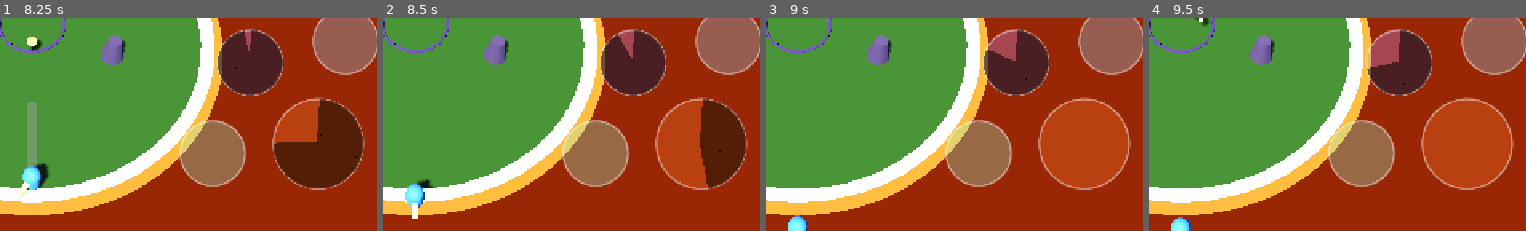
Above: before the commit, frames 1-4 (left to right).
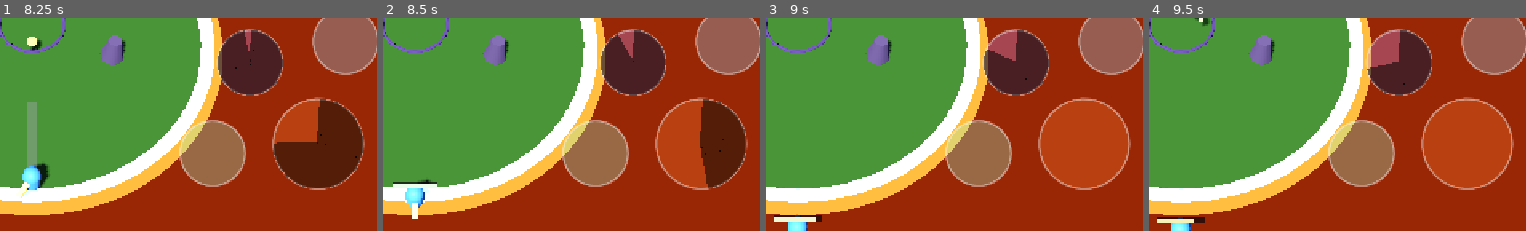
Above: after the commit, the same moments.

Repository: acansahin/spellfall
Game: Godot game, scene res://core/game/main.tscn
The game is run twice, just before and just after one commit, with the same random seed, the same clock (stepped at 60 frames per second) and the same inputs.
Inputs (mouse positions are % of the whole screen's width and height, from its top left):
- Up to frame 1 (8.25 s): tap Enter at 0.5 s; move the mouse to (73, 42) at 0.52 s; hold D (move_right) 0.53-1.25 s; tap Space (cast_1) at 0.6, 3.6, 6.6 s; click (73, 42) at 0.67 s; drag from (29, 53) to (45, 68) at 1.27 s; tap R (debug_respawn) every 0.75 s from 2 to 5 s; move the mouse to (61, 24) at 2.02 s; hold D (move_right) 2.03-2.75 s; tap 3 (cast_3) at 2.1, 5.1, 8.1 s; drag from (45, 68) to (18, 31) at 2.77 s; move the mouse to (82, 63) at 3.52 s; hold A (move_left) 3.53-4.25 s; drag from (18, 31) to (34, 21) at 4.27 s; move the mouse to (55, 47) at 5.02 s; hold S (move_back) 5.03-5.75 s; click (55, 47) at 5.17 s; drag from (34, 21) to (29, 53) at 5.77 s; move the mouse to (73, 42) at 6.52 s; hold W (move_forward) 6.53-7.25 s; drag from (29, 53) to (45, 68) at 7.27 s; move the mouse to (61, 24) at 8.02 s; hold S (move_back) from 8.03 s (still down)
- Up to frame 2 (8.5 s): keep holding S (move_back)
- Up to frame 3 (9 s): release S (move_back) at 8.75 s; drag from (45, 68) to (18, 31) at 8.77 s
- Up to frame 4 (9.5 s): no input
The pictures show only the part of the screen within x 46-96%, y 46-96%; the shares and areas given below are measured in that part.

Frame 1 is identical in both runs. In frame 2, 0.3% of the frame differs, in the area x 2-15%, y 76-80%; in frame 3, 0.4%, in the area x 2-15%, y 92-96%; in frame 4, 0.4%.

Commit message:
feat: a burn bar over the wizard's head
The HUD row has the exact number, but the corner of the screen is not where
anybody is looking while they are on fire and steering for the stone. This puts
the same value where the eye already is.

It shows the LAVA burn and nothing else, because there is no combat health in
this game - a bar that moved during a normal exchange would be telling a lie
about what the fight is made of. It stays hidden while nothing has burned: two
permanently full bars over two wizards is furniture, and furniture is what the
eye stops seeing, including on the one occasion it moves.

Two billboarded quads and no textures. A child of the BODY rather than of
Visual, which spins to face the aim and would turn the bar edge-on every time
the wizard looked sideways. The fighter binds its own bar to its own component
in _ready() - internal wiring rather than the class reaching upward, and a
third fighter gets a working bar by existing.

Sized by photographing it, twice. A bar a little wider than the 1m body sounds
right and comes out 35 pixels by 4 at the camera's widest zoom - a stray dash
rather than a gauge.

--burn-pose parks the player in the lava, because the bar is the one piece of
the game that cannot be photographed by starting a round. Four assertions in
--lava-test cover it, and the first version of one of them failed for a real
reason: the fighter was still standing in the lava when the test reset its
health, so the next tick burned a sliver off and the bar was correctly visible
at what printed as 100%.

Fourteen suites green.

Co-Authored-By: Claude Opus 5 <noreply@anthropic.com>

Diff:
--- a/characters/player/player.gd
+++ b/characters/player/player.gd
@@ -121,12 +121,21 @@
 @onready var _shield_visual: Node3D = get_node_or_null(^"Visual/Shield") as Node3D
 @onready var _flash: SpellFlash = get_node_or_null(^"SpellFlash") as SpellFlash
 @onready var _aim: AimIndicator = get_node_or_null(^"AimIndicator") as AimIndicator
+@onready var _bar: HealthBar = get_node_or_null(^"HealthBar") as HealthBar
 
 ## Optional: a wizard without a spellbook simply never casts, which is what a training
 ## dummy or a not-yet-armed character wants.
 @onready var _abilities: AbilityComponent = get_node_or_null(^"Abilities") as AbilityComponent
 
 var _gravity: float = ProjectSettings.get_setting("physics/3d/default_gravity", 9.8)
+
+
+func _ready() -> void:
+	# The fighter points its own bar at its own burn. This is internal wiring, not the class
+	# reaching upward: it is the only thing that certainly knows which HealthComponent is its,
+	# and doing it here means a third fighter gets a working bar by existing.
+	if _bar != null:
+		_bar.bind(health())
 
 
 func _physics_process(delta: float) -> void:
--- a/characters/player/player.tscn
+++ b/characters/player/player.tscn
@@ -11,6 +11,7 @@
 [ext_resource type="Script" path="res://vfx/spell_flash.gd" id="9_flash"]
 [ext_resource type="Script" path="res://vfx/aim_indicator.gd" id="10_aim"]
 [ext_resource type="Script" path="res://characters/components/health_component.gd" id="11_health"]
+[ext_resource type="Script" path="res://vfx/health_bar.gd" id="12_bar"]
 
 [sub_resource type="CapsuleShape3D" id="CapsuleShape3D_body"]
 radius = 0.5
@@ -90,6 +91,13 @@
 script = ExtResource("2_abilities")
 abilities = Array[ExtResource("4_ability")]([ExtResource("3_fireball"), ExtResource("6_force_wave"), ExtResource("7_blink"), ExtResource("8_shield")])
 
+[node name="HealthBar" type="Node3D" parent="."]
+script = ExtResource("12_bar")
+
+[node name="Back" type="MeshInstance3D" parent="HealthBar"]
+
+[node name="Fill" type="MeshInstance3D" parent="HealthBar"]
+
 [node name="Health" type="Node" parent="."]
 script = ExtResource("11_health")
 
--- a/core/game/main.gd
+++ b/core/game/main.gd
@@ -26,6 +26,7 @@
 ##   --aim-hold:S,X,Y  hold a drag on button S toward X,Y and never lift, for a screenshot
 ##   --lava-test       assert the lava burns, mends, ends a round, and is survivable
 ##   --shrink-test     assert the ring holds, closes, stops, drags cover and camera with it
+##   --burn-pose       park the player in the lava, so a shot catches the bar draining
 ##   --cover-test      assert the obstacles block spells, block walking, and are fair
 ##                     (every OTHER suite clears the obstacles first - see _clear_cover)
 ##   --feel-test       assert hitstop, shake, sparks, sound and the dash streak all fire
@@ -231,6 +232,8 @@
 			_run_lava_tests()
 		elif arg == "--shrink-test":
 			_run_shrink_tests()
+		elif arg == "--burn-pose":
+			_burn_pose()
 		elif arg.begins_with("--aim-hold:"):
 			# "--aim-hold:0,1,0" aims spell 0 to screen-right. Eleven characters in the
 			# prefix, counted rather than guessed - see ARCHITECTURE.md on --cast-at.
@@ -2176,6 +2179,24 @@
 	get_tree().quit(1 if _touch_failures > 0 else 0)
 
 
+## Stands the player in the lava and holds them there, so a delayed --shot catches the burn
+## bar part-way down.
+##
+## The bar only exists while someone is on fire, which makes it the one piece of the game that
+## cannot be photographed by simply starting a round - the same reason the reference project
+## grew a pose flag for its flying creep and another for its bosses.
+func _burn_pose() -> void:
+	await _wait_for_live()
+	_freeze_bot()
+	_arena.shrinking = false
+	var out_at := _arena.radius + 1.5
+	print("[harness] burning the player at r=%.1fm" % out_at)
+	while is_inside_tree() and not _player.is_eliminated():
+		_player.global_position = Vector3(out_at, 1.2, 0.0)
+		_player.velocity = Vector3.ZERO
+		await get_tree().physics_frame
+
+
 ## Holds a drag on a spell button and never lifts it, so a delayed --shot photographs the
 ## indicator. Nothing casts: the cast is the lift, and this run never lifts.
 func _hold_aim(slot: int, direction: Vector2) -> void:
@@ -2554,6 +2575,25 @@
 	_expect("and it cost something that lasts", hp.current < hp.maximum * 0.75,
 		"%.0f left of %.0f" % [hp.current, hp.maximum])
 
+	# --- the bar over the wizard's head follows it ------------------------------------------
+	var bar := _player.get_node_or_null(^"HealthBar") as HealthBar
+	_expect("the fighter carries a burn bar", bar != null, "bar=%s" % bar)
+	if bar != null:
+		# Back on the stone BEFORE resetting. Leave the fighter in the lava and the next tick
+		# burns a sliver off again, so the bar is correctly visible and the assertion reads as
+		# a broken bar - the number even prints as 100%, because 99.6 rounds.
+		await _hold_at(_player, _arena_edge * 0.5, 0.1)
+		hp.reset()
+		await get_tree().process_frame
+		_expect("it is hidden while nothing has burned", not bar.visible,
+			"visible=%s at %.1f%%" % [bar.visible, hp.fraction() * 100.0])
+		await _hold_at(_player, out_at, 1.0)
+		await get_tree().process_frame
+		_expect("it appears once the lava bites", bar.visible, "visible=%s" % bar.visible)
+		_expect("and shows what is left",
+			absf(bar.shown_fraction() - hp.fraction()) < 0.02,
+			"bar %.2f against %.2f" % [bar.shown_fraction(), hp.fraction()])
+
 	# --- and you can WALK back in, which is the promise the whole change rests on ------------
 	#
 	# The stone stands 8cm proud of the lava, and a CharacterBody3D does not step up walls.
--- /dev/null
+++ b/vfx/health_bar.gd
@@ -0,0 +1,124 @@
+class_name HealthBar
+extends Node3D
+
+## The burn bar over a wizard's head.
+##
+## The HUD row already carries the number, and the number is the precise one - but it lives in
+## a corner, and the corner is not where anybody is looking while they are on fire and walking
+## for the stone. This is the same value where the eye already is: over the fighter it belongs
+## to, next to the thing you are steering.
+##
+## It shows the LAVA burn and nothing else. There is no combat health in this game - hits
+## raise instability - so a bar that filled and emptied during a normal exchange would be
+## telling a lie about what the fight is made of. It only ever moves when someone is out of
+## the ring, which is exactly when it should be the loudest thing on screen.
+##
+## Two quads and no textures: a dark backing and a fill that shrinks from the right. The fill
+## keeps its left edge pinned, because a bar that shrinks toward its centre reads as a bar
+## that is being squeezed rather than one that is running out.
+
+## Width and height of the bar in metres.
+##
+## Sized against the SCREEN, not the wizard, and photographed rather than guessed. A bar a
+## little wider than the 1m body sounds right and comes out 35 pixels by 4 at the camera's
+## furthest zoom - a stray dash rather than a gauge. 2.2 by 0.3 reads at the widest zoom and
+## grows with the camera as the ring closes, which is when it matters most.
+@export var width := 2.4
+@export var height := 0.38
+
+## Metres above the fighter's origin. Clear of a 2m capsule's head with room for the bar not
+## to sit ON the skull.
+@export var lift := 1.75
+
+@export_group("Colour")
+## Full, half, and nearly gone. Green would vanish into the arena floor, and orange would read
+## as the lava rather than as a warning about it - so full is a pale, almost white green, and
+## the danger end is the one red nothing else on screen uses.
+@export var full_tint := Color(0.85, 0.98, 0.86)
+@export var half_tint := Color(1.0, 0.78, 0.25)
+@export var low_tint := Color(1.0, 0.27, 0.18)
+@export var backing_tint := Color(0.05, 0.04, 0.06, 0.72)
+
+@onready var _back: MeshInstance3D = $Back
+@onready var _fill: MeshInstance3D = $Fill
+
+var _source: HealthComponent = null
+var _fill_material: StandardMaterial3D = null
+
+
+func _ready() -> void:
+	position.y = lift
+	_shape(_back, backing_tint, width, height)
+	_fill_material = _shape(_fill, full_tint, width, height * 0.72)
+	# The fill sits a hair in front of the backing. Coplanar quads z-fight, and at this camera
+	# distance that shows up as the bar flickering rather than as anything obviously wrong.
+	_fill.position.z = 0.01
+	visible = false
+
+
+## Builds one quad and returns its material, so the fill can keep hold of its own.
+##
+## Billboarded, so the bar faces the camera whatever the pitch is - and `billboard_keep_scale`
+## with it, because billboarding otherwise throws away the node scale that the fill uses to
+## show the value.
+func _shape(target: MeshInstance3D, tint: Color, w: float, h: float) -> StandardMaterial3D:
+	var quad := QuadMesh.new()
+	quad.size = Vector2(w, h)
+	target.mesh = quad
+	var mat := StandardMaterial3D.new()
+	mat.shading_mode = BaseMaterial3D.SHADING_MODE_UNSHADED
+	mat.transparency = BaseMaterial3D.TRANSPARENCY_ALPHA
+	mat.cull_mode = BaseMaterial3D.CULL_DISABLED
+	mat.billboard_mode = BaseMaterial3D.BILLBOARD_ENABLED
+	mat.billboard_keep_scale = true
+	mat.albedo_color = tint
+	target.material_override = mat
+	# A bar behind a tree is a bar nobody can read, and this one only appears at the moment it
+	# matters most. It draws through the world on purpose.
+	mat.no_depth_test = true
+	target.sorting_offset = 1.0
+	return mat
+
+
+## Points the bar at a fighter's burn. Called by the fighter itself - it is the one thing that
+## certainly knows which HealthComponent is its own.
+func bind(source: HealthComponent) -> void:
+	if _source != null and _source.changed.is_connected(_on_changed):
+		_source.changed.disconnect(_on_changed)
+	_source = source
+	if _source != null:
+		_source.changed.connect(_on_changed)
+	_refresh()
+
+
+func _on_changed(_current: float, _previous: float) -> void:
+	_refresh()
+
+
+func _refresh() -> void:
+	if _source == null:
+		visible = false
+		return
+	var fraction := clampf(_source.fraction(), 0.0, 1.0)
+	# Hidden while untouched. Two full bars sitting over two wizards for the whole opening of
+	# every round is furniture, and furniture is what the eye stops seeing - including on the
+	# one occasion it moves.
+	visible = fraction < 0.999
+	if not visible:
+		return
+	_fill.scale.x = maxf(fraction, 0.001)
+	# Pinned at the left edge: shrink about the centre and the quad would eat both ends.
+	_fill.position.x = -width * (1.0 - fraction) * 0.5
+	_fill_material.albedo_color = _tint(fraction)
+
+
+## Pale at full, amber through the middle, red at the end.
+func _tint(fraction: float) -> Color:
+	if fraction > 0.5:
+		return half_tint.lerp(full_tint, (fraction - 0.5) * 2.0)
+	return low_tint.lerp(half_tint, fraction * 2.0)
+
+
+## What the bar is currently showing, 0..1. For the harness.
+func shown_fraction() -> float:
+	return _fill.scale.x if _fill != null else 0.0
Not shown: 1 places in characters/player/player.tscn that only renumber resources
Not shown, added: vfx/health_bar.gd.uid
Not shown, changed: ARCHITECTURE.md
Not shown, changed: GAME_DESIGN.md
Not shown, changed: TASKS.md
